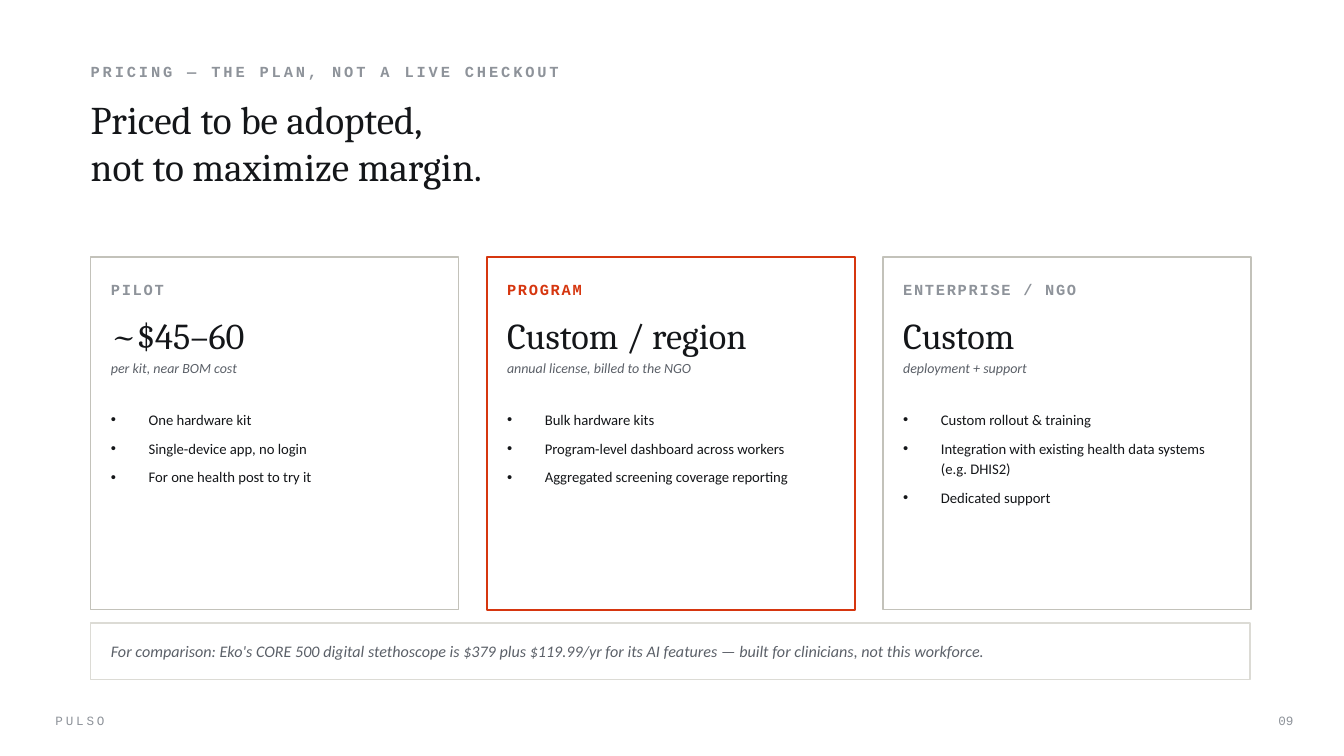
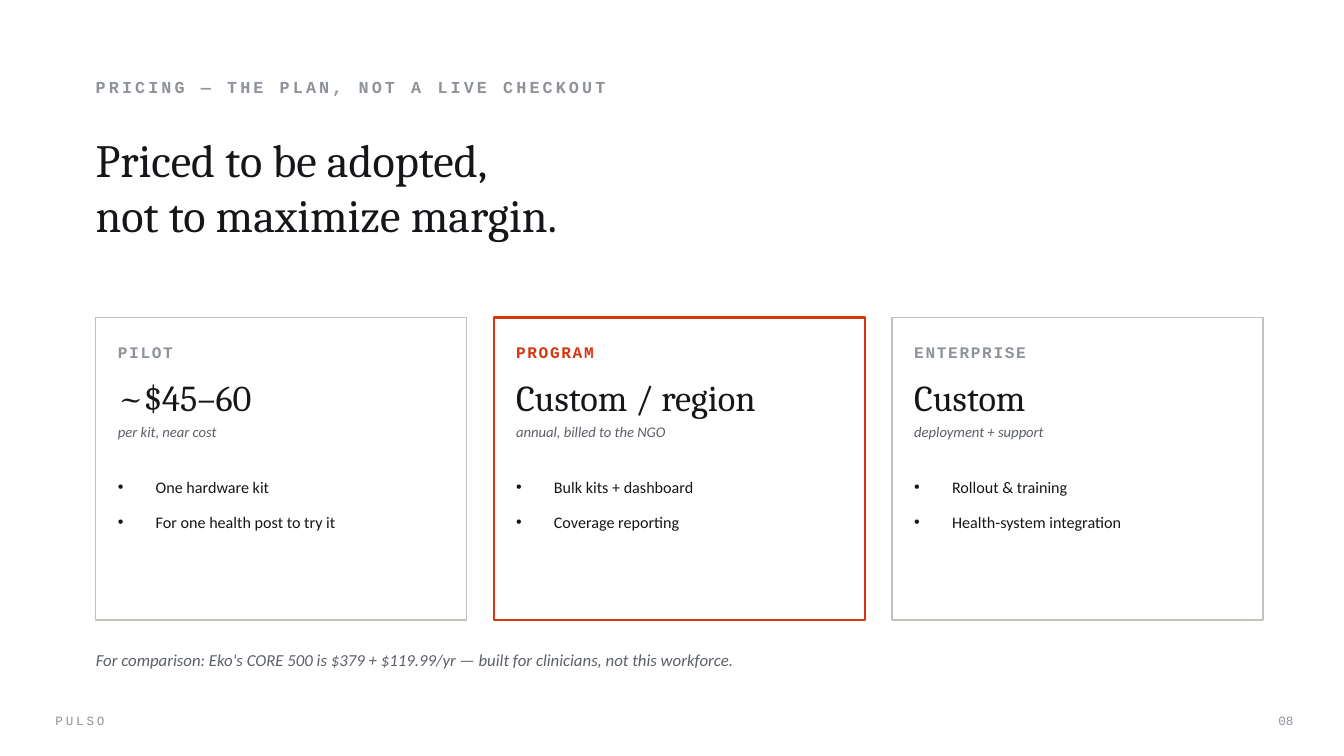
Before and after one commit to Davuddevelop/Pulso, a slide deck: slide 8 of presentation/Pulso_Pitch_Deck.pptx (slide 9 before the commit). Drawn at 1344x756 pixels with LibreOffice and Linux fonts; fonts in the diff are those of the drawing; background and template pictures are left out. Boxes give left, top, right and bottom in pixels: in the first picture for what was removed or moved away, otherwise in the second. Text is boxed around its words. In the diff, an @@ line names an element or a change of style, - is before the commit and + after.

```diff
--- a/presentation/Pulso_Pitch_Deck.pptx
+++ b/presentation/Pulso_Pitch_Deck.pptx
@@ text "PRICING — THE PLAN, NOT ...": place and size @@
-text "PRICING — THE PLAN, NOT ..." at [91, 67, 559, 80]
+text "PRICING — THE PLAN, NOT ..." at [96, 82, 605, 96]
@@ text "PRICING — THE PLAN, NOT ..." at [96, 82, 605, 96]: size 11 to 12 pt, letter spacing 2 to 2.2 pt @@
@@ text "Priced to be adopted,": place and size @@
-text "Priced to be adopted," at [91, 106, 482, 190]
+text "Priced to be adopted," at [96, 145, 557, 242]
@@ text "Priced to be adopted," at [96, 145, 557, 242]: size 28 to 33 pt @@
@@ rectangle: place and size @@
-rectangle at [91, 257, 459, 610]
+rectangle at [96, 318, 467, 620]
@@ rectangle: place and size @@
-rectangle at [487, 257, 855, 610]
+rectangle at [494, 318, 865, 620]
@@ rectangle: place and size @@
-rectangle at [883, 257, 1251, 610]
+rectangle at [892, 318, 1263, 620]
@@ text "PILOT": place and size @@
-text "PILOT" at [111, 285, 164, 295]
+text "PILOT" at [118, 347, 173, 358]
@@ text "PILOT" at [118, 347, 173, 358]: size 11 to 11.5 pt @@
@@ text "PROGRAM" at [516, 347, 594, 358]: size 11 to 11.5 pt @@
@@ text "PROGRAM": place and size @@
-text "PROGRAM" at [507, 284, 582, 295]
+text "PROGRAM" at [516, 347, 594, 358]
@@ text at [914, 347, 1026, 358]: text changed; size 11 to 11.5 pt @@
-ENTERPRISE / NGO
+ENTERPRISE
@@ text "~$45–60": place and size @@
-text "~$45–60" at [111, 322, 245, 352]
+text "~$45–60" at [118, 384, 252, 414]
@@ text "Custom / region": place and size @@
-text "Custom / region" at [507, 324, 747, 357]
+text "Custom / region" at [516, 386, 756, 419]
@@ text "Custom": place and size @@
-text "Custom" at [903, 324, 1014, 350]
+text "Custom" at [914, 386, 1025, 412]
@@ text at [118, 427, 217, 440]: text changed; size 10 to 10.5 pt @@
-per kit, near BOM cost
+per kit, near cost
@@ text at [149, 443, 307, 457]: paragraph removed @@
-• Single-device app, no login
@@ text at [516, 427, 665, 439]: text changed; size 10 to 10.5 pt @@
-annual license, billed to the NGO
+annual, billed to the NGO
@@ text "deployment + support": place and size @@
-text "deployment + support" at [903, 363, 1027, 376]
+text "deployment + support" at [914, 427, 1044, 440]
@@ text "deployment + support" at [914, 427, 1044, 440]: size 10 to 10.5 pt @@
@@ text "One hardware kit": place and size @@
-text "One hardware kit" at [149, 415, 311, 485]
+text "One hardware kit" at [156, 481, 335, 531]
@@ text "One hardware kit" at [156, 481, 335, 531]: size 10.5 to 11.5 pt; line spacing 1.15 to 1.2; more space between paragraphs @@
@@ text at [554, 481, 693, 531]: text changed; size 10.5 to 11.5 pt @@
-• Bulk hardware kits
-• Program-level dashboard across workers
-• Aggregated screening coverage reporting
+• Bulk kits + dashboard
+• Coverage reporting
@@ text at [952, 481, 1121, 531]: text changed; size 10.5 to 11.5 pt @@
-• Custom rollout & training
-• Integration with existing health data systems (e.g. DHIS2)
-• Dedicated support
+• Rollout & training
+• Health-system integration
@@ rectangle removed at [91, 623, 1250, 680] @@
@@ text at [96, 654, 733, 669]: text changed; size 11.5 to 12 pt @@
-For comparison: Eko's CORE 500 digital stethoscope is $379 plus $119.99/yr for its AI features — built for clinicians, not this workforce.
+For comparison: Eko's CORE 500 is $379 + $119.99/yr — built for clinicians, not this workforce.
```
Also in this commit, not shown: 7 other slides changed, 2 slides added, 3 slides removed.
